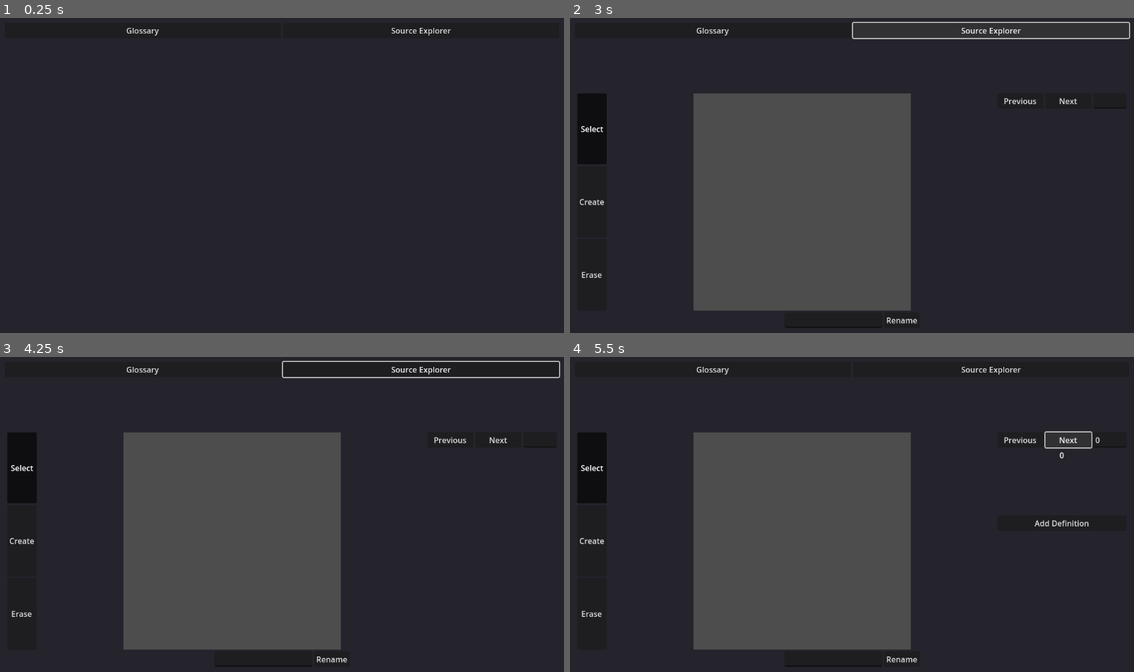
Above: before the commit, frames 1-4 (two rows, left to right).
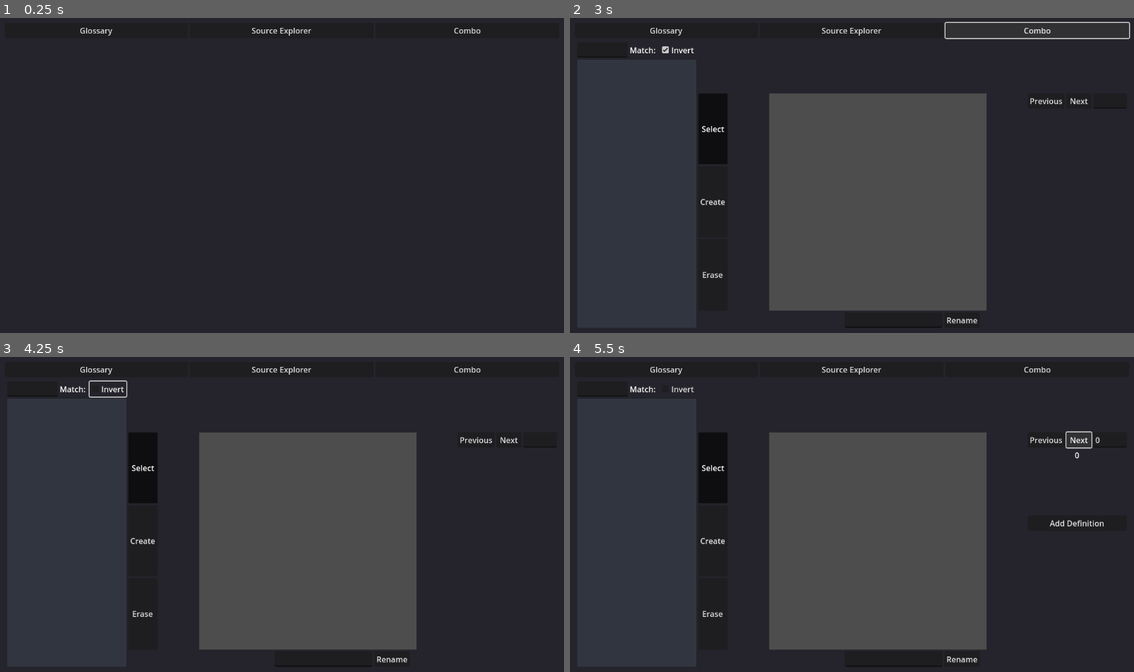
Above: after the commit, the same moments.

Repository: noidexe/rosita-eston
Game: Godot game, scene res://scenes/main.tscn
Two runs of this game, one before a commit and one after it. Both use one fixed random seed, a clock stepped at 60 frames per second and the inputs below. The engine's default icon, where the game draws it, is replaced by a stand-in: a white triangle on a blue panel in a dark square.
Inputs (mouse positions are in pixels of both pictures, inside the frame that each line leads up to):
- Up to frame 1 (0.25 s): no input
- Up to frame 2 (3 s): click "Glossary" at 0.5 s; click (688, 49) at 1.27 s; type "12" at 1.35 s; click "Perfect match" at 2 s; click (1038, 30) at 2.75 s, where only the run after the commit has a clickable "Combo"
- Up to frame 3 (4.25 s): click (107, 388) at 3.5 s, where only the run after the commit has a clickable "Invert"
- Up to frame 4 (5.5 s): click "Next" at 4.25 s; click "Next" at 5 s

The runs differ from the first frame. In frame 1, 0.4% of the frame differs, in the area x 14-86%, y 3-6%; in frame 2, 23%; in frame 3, 23%, in the area x 1-100%, y 1-99%; in frame 4, 23%.

Commit message:
Add combo mode

Diff:
--- /dev/null
+++ b/scenes/combo/combo.gd
@@ -0,0 +1,5 @@
+extends HBoxContainer
+
+func _ready() -> void:
+	$Glossary.get_node("%Sort").selected = Database.GlossarySearchQuery.SortMode.FREQUENCY
+	$Glossary._on_query_text_submitted("")
--- /dev/null
+++ b/scenes/combo/combo.tscn
@@ -0,0 +1,47 @@
+[gd_scene load_steps=4 format=3 uid="uid://cqw6rwa587b35"]
+
+[ext_resource type="Script" uid="uid://bddgyttchbxxg" path="res://scenes/combo/combo.gd" id="1_5xjmg"]
+[ext_resource type="PackedScene" uid="uid://bm4obkucf6pvo" path="res://scenes/Glossary/glossary.tscn" id="2_qgipa"]
+[ext_resource type="PackedScene" uid="uid://cm7nt1r5rwjrc" path="res://scenes/Source Explorer/source_explorer.tscn" id="3_sku1u"]
+
+[node name="Combo" type="HBoxContainer"]
+anchors_preset = 15
+anchor_right = 1.0
+anchor_bottom = 1.0
+grow_horizontal = 2
+grow_vertical = 2
+script = ExtResource("1_5xjmg")
+
+[node name="Glossary" parent="." instance=ExtResource("2_qgipa")]
+layout_mode = 2
+size_flags_horizontal = 3
+
+[node name="Perfect" parent="Glossary/SearchBox" index="2"]
+visible = false
+
+[node name="AllWords" parent="Glossary/SearchBox" index="3"]
+visible = false
+
+[node name="AnyWords" parent="Glossary/SearchBox" index="4"]
+visible = false
+
+[node name="Label" parent="Glossary/SearchBox" index="5"]
+visible = false
+
+[node name="Sort" parent="Glossary/SearchBox" index="6"]
+visible = false
+
+[node name="SortInverted" parent="Glossary/SearchBox" index="7"]
+button_pressed = true
+
+[node name="DetailsContainer" parent="Glossary/Content" index="1"]
+visible = false
+
+[node name="SourcesContainer" parent="Glossary/Content" index="2"]
+visible = false
+
+[node name="SourceExplorer" parent="." instance=ExtResource("3_sku1u")]
+layout_mode = 2
+size_flags_stretch_ratio = 3.6
+
+[editable path="Glossary"]
--- a/scenes/main.gd
+++ b/scenes/main.gd
@@ -1,10 +1,11 @@
 extends Control
 
-enum Tools { GLOSSARY, SOURCES }
+enum Tools { GLOSSARY, SOURCES, COMBO }
 
 const tool_scenes : Dictionary[Tools, Dictionary] = {
 	Tools.GLOSSARY: { "name": "Glossary", "scene": preload("uid://bm4obkucf6pvo")},
 	Tools.SOURCES: { "name": "Source Explorer", "scene": preload("uid://cm7nt1r5rwjrc")},
+	Tools.COMBO: { "name": "Combo", "scene": preload("uid://cqw6rwa587b35") }
 }
 
 var tool_instances : Dictionary[Tools, Node] = {}
Not shown, added: scenes/combo/combo.gd.uid
